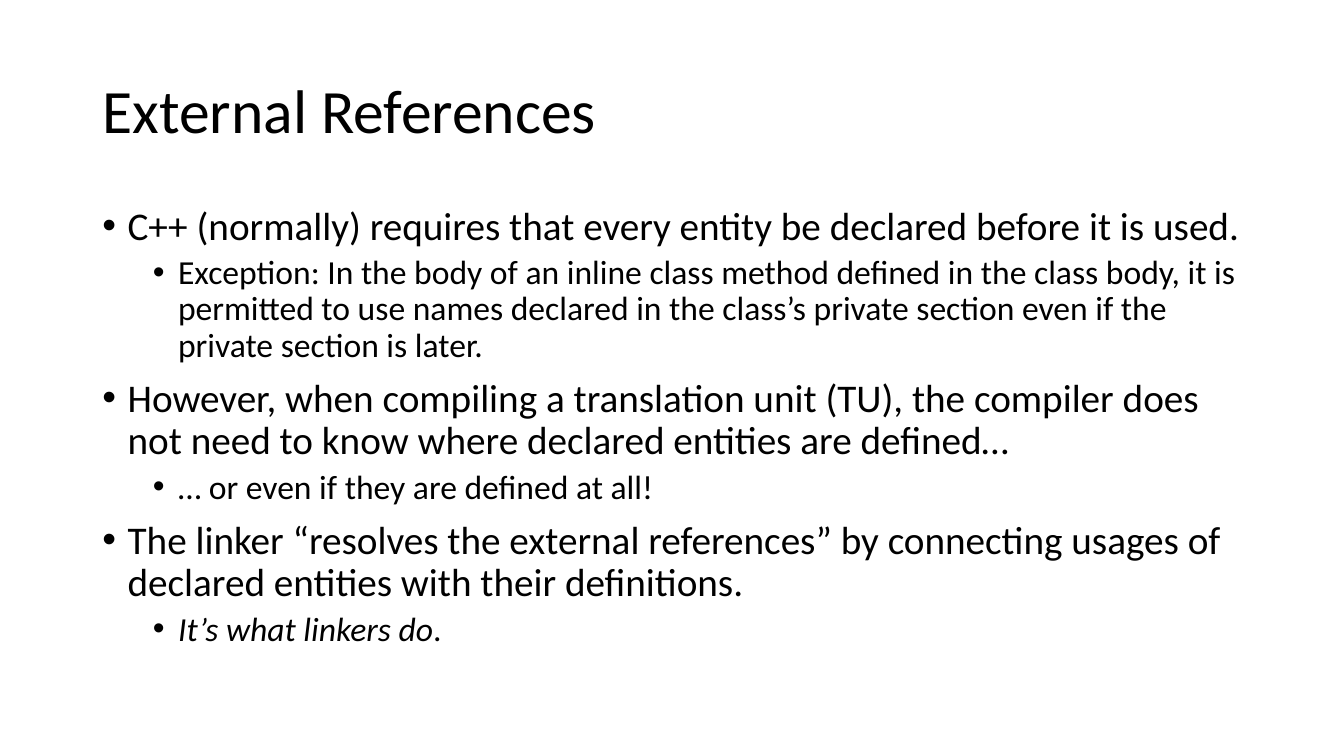
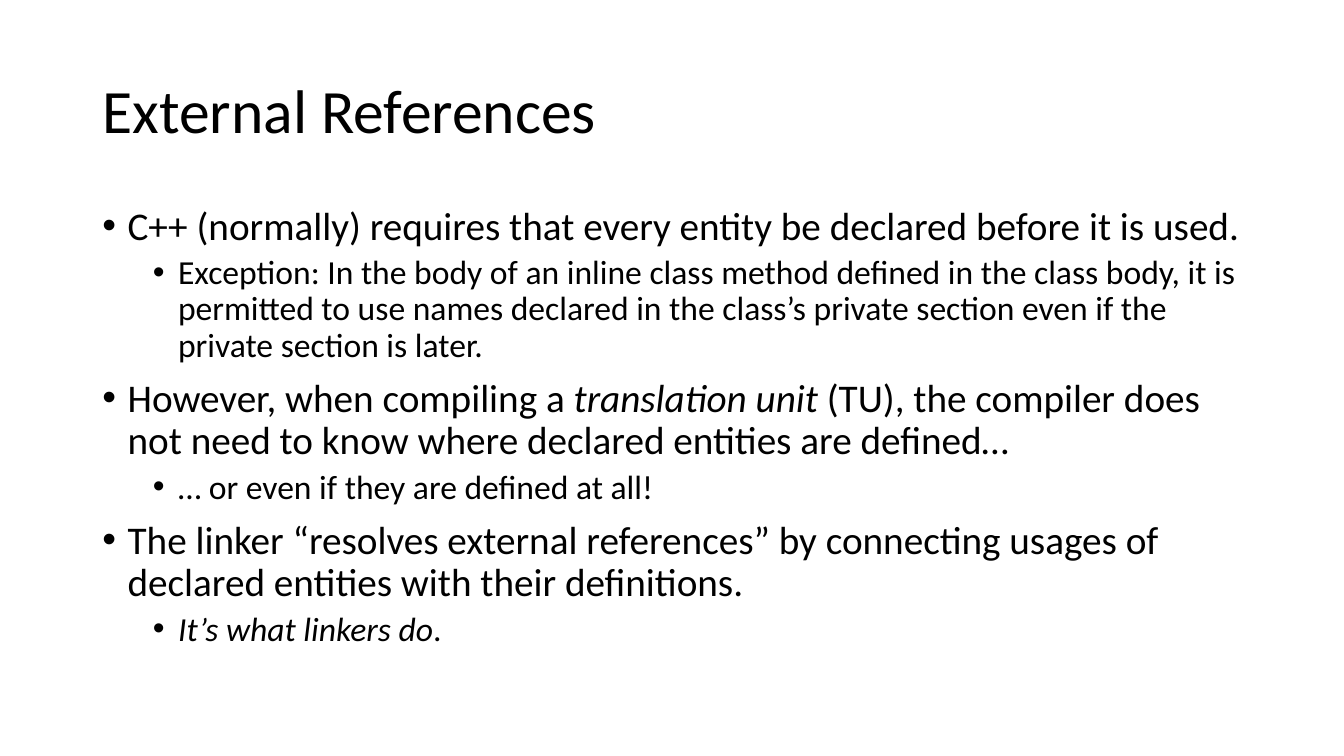
Before and after one commit to pchapin/cpp, a slide deck: slide 4 of Presentations/Modules.pptx. Drawn at 1344x756 pixels with LibreOffice and Linux fonts; fonts in the diff are those of the drawing. Boxes give left, top, right and bottom in pixels: in the first picture for what was removed or moved away, otherwise in the second. Text is boxed around its words. In the diff, an @@ line names an element or a change of style, - is before the commit and + after.

```diff
--- a/Presentations/Modules.pptx
+++ b/Presentations/Modules.pptx
@@ text at [128,383,1200,455]: italic on in "translation unit" @@
@@ text at [128,526,1159,597]: text changed @@
-• The linker “resolves the external references” by connecting usages of declared entities with their definitions.
+• The linker “resolves external references” by connecting usages of declared entities with their definitions.
```
Also in this commit, not shown: 9 other slides changed, 11 slides added.
